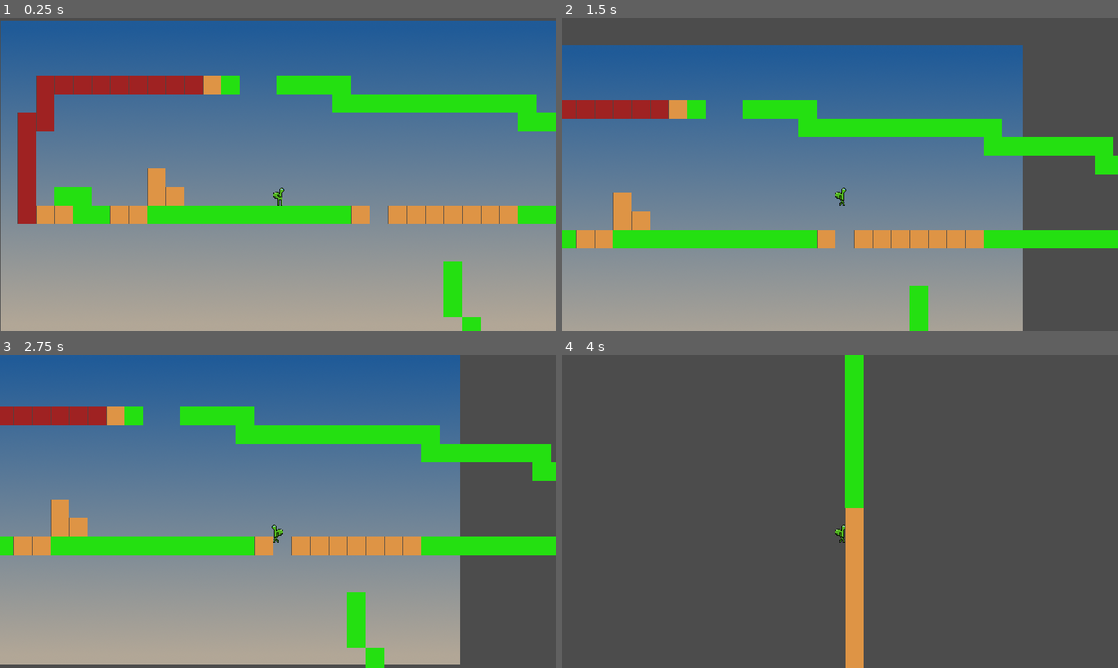
Above: before the commit, frames 1-4 (two rows, left to right).
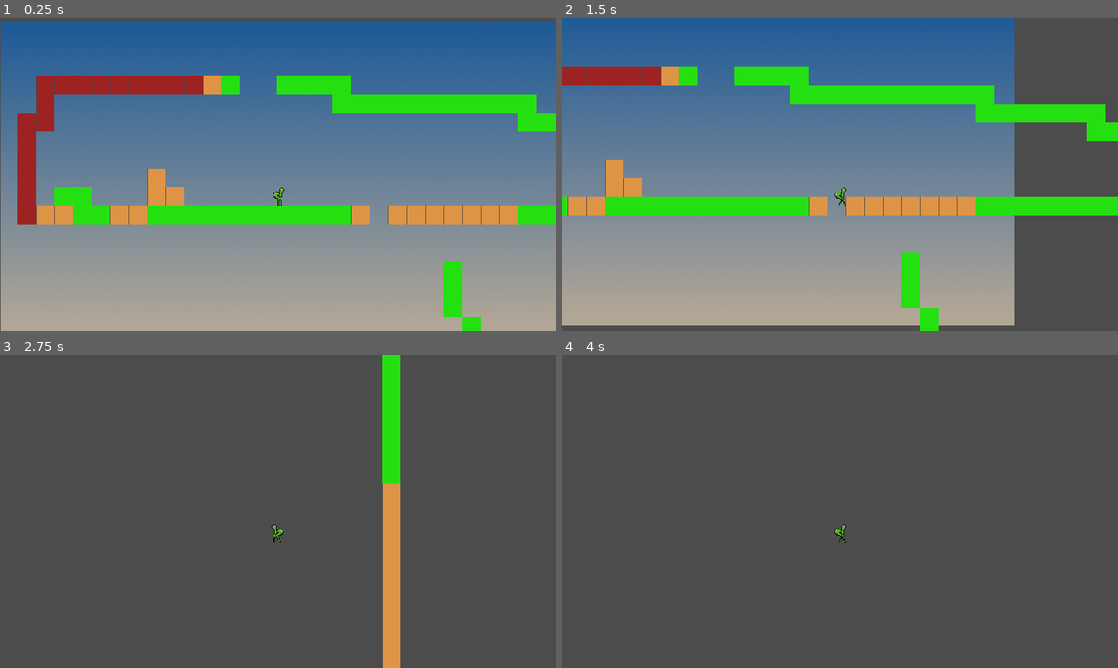
Above: after the commit, the same moments.

Repository: llister15/SCDM
Game: Godot game, scene res://Scenes/Levels/Test Movement World.tscn
Two runs of this game, one before a commit and one after it. Both use one fixed random seed, a clock stepped at 60 frames per second and the inputs below.
Inputs:
- Up to frame 1 (0.25 s): no input
- Up to frame 2 (1.5 s): tap Enter at 0.5 s; hold Right (ui_right) from 0.53 s (still down); tap Space (jump) at 0.6, 0.77, 1.07, 1.35 s
- Up to frame 3 (2.75 s): tap Space (jump) at 1.52, 1.82, 2.1 s; release Right (ui_right) at 2.03 s; hold Left (ui_left) from 2.03 s (still down)
- Up to frame 4 (4 s): release Left (ui_left) at 2.78 s; hold Right (ui_right) from 2.78 s (still down); tap Space (jump) at 2.85, 3.02, 3.32, 3.6, 3.77 s

The runs differ from the first frame. In frame 1, 0.5% of the frame differs, in the area x 0-100%, y 0-66%; in frame 2, 34%; in frame 3, 84%, in the area x 0-100%, y 0-100%; in frame 4, 3.3%.

Commit message:
Player Script is changed
added jump anim folder to add jump animations

Diff:
--- a/Scenes/Assets/player.tscn
+++ b/Scenes/Assets/player.tscn
@@ -1,46 +1,52 @@
-[gd_scene load_steps=13 format=2]
+[gd_scene load_steps=16 format=2]
 
 [ext_resource path="res://Scripts/player.gd" type="Script" id=1]
-[ext_resource path="res://Sprites/idle/Idle 00.png" type="Texture" id=2]
-[ext_resource path="res://Sprites/idle/Idle 01.png" type="Texture" id=3]
-[ext_resource path="res://Sprites/idle/Idle 02.png" type="Texture" id=4]
-[ext_resource path="res://Sprites/idle/Idle 03.png" type="Texture" id=5]
-[ext_resource path="res://Sprites/idle/Idle 04.png" type="Texture" id=6]
-[ext_resource path="res://Sprites/Run/run 00.png" type="Texture" id=7]
-[ext_resource path="res://Sprites/Run/run 01.png" type="Texture" id=8]
-[ext_resource path="res://Sprites/Run/run 02.png" type="Texture" id=9]
-[ext_resource path="res://Sprites/Run/run 03.png" type="Texture" id=10]
+[ext_resource path="res://Sprites/Run/run 00.png" type="Texture" id=2]
+[ext_resource path="res://Sprites/Run/run 01.png" type="Texture" id=3]
+[ext_resource path="res://Sprites/Run/run 02.png" type="Texture" id=4]
+[ext_resource path="res://Sprites/Run/run 03.png" type="Texture" id=5]
+[ext_resource path="res://Sprites/idle/Idle 00.png" type="Texture" id=6]
+[ext_resource path="res://Sprites/idle/Idle 01.png" type="Texture" id=7]
+[ext_resource path="res://Sprites/idle/Idle 02.png" type="Texture" id=8]
+[ext_resource path="res://Sprites/idle/Idle 03.png" type="Texture" id=9]
+[ext_resource path="res://Sprites/idle/Idle 04.png" type="Texture" id=10]
+[ext_resource path="res://Sprites/Jumping/jump 00.png" type="Texture" id=11]
+[ext_resource path="res://Sprites/Jumping/jump 01.png" type="Texture" id=12]
+[ext_resource path="res://Sprites/Jumping/jump 02.png" type="Texture" id=13]
 
 [sub_resource type="SpriteFrames" id=1]
 animations = [ {
-"frames": [ ExtResource( 2 ), ExtResource( 3 ), ExtResource( 4 ), ExtResource( 5 ), ExtResource( 6 ) ],
+"frames": [ ExtResource( 2 ), ExtResource( 3 ), ExtResource( 4 ), ExtResource( 5 ) ],
+"loop": true,
+"name": "Run",
+"speed": 8.0
+}, {
+"frames": [ ExtResource( 6 ), ExtResource( 7 ), ExtResource( 8 ), ExtResource( 9 ), ExtResource( 10 ) ],
 "loop": true,
 "name": "Idle",
 "speed": 6.0
 }, {
-"frames": [ ExtResource( 7 ), ExtResource( 8 ), ExtResource( 9 ), ExtResource( 10 ) ],
+"frames": [ ExtResource( 11 ), ExtResource( 12 ), ExtResource( 13 ) ],
 "loop": true,
-"name": "Run",
-"speed": 8.0
+"name": "Jump",
+"speed": 5.0
 } ]
 
 [sub_resource type="RectangleShape2D" id=2]
-extents = Vector2( 8.84685, 14.6589 )
+extents = Vector2( 10.0178, 15.077 )
 
 [node name="Player" type="KinematicBody2D"]
 collision_mask = 8
 script = ExtResource( 1 )
-__meta__ = {
-"_edit_group_": true
-}
 
 [node name="AnimatedSprite" type="AnimatedSprite" parent="."]
 position = Vector2( 0, -16 )
 frames = SubResource( 1 )
-animation = "Run"
+animation = "Jump"
+frame = 2
 
 [node name="CollisionShape2D" type="CollisionShape2D" parent="."]
-position = Vector2( 0, -15.2251 )
+position = Vector2( 0, -15.133 )
 shape = SubResource( 2 )
 
 [node name="Camera2D" type="Camera2D" parent="."]
--- a/Scenes/Levels/Test Movement World.tscn
+++ b/Scenes/Levels/Test Movement World.tscn
@@ -66,7 +66,7 @@
 [node name="Test Movement World" type="Node"]
 
 [node name="Background" type="Sprite" parent="."]
-position = Vector2( 3.60606, -17.1982 )
+position = Vector2( 3.60606, -16.3408 )
 texture = ExtResource( 1 )
 
 [node name="Player" parent="." instance=ExtResource( 2 )]
--- a/Scripts/player.gd
+++ b/Scripts/player.gd
@@ -1,12 +1,11 @@
 extends KinematicBody2D
-
 # Charater Name
 export var name_of_char: String = "Turtle1"
 # Character Movement
 var velo: Vector2 = Vector2.ZERO
 export var gravity: int = 30
 export var move_speed: int = 40
-export var max_speed: int = 160
+export var max_speed: int = 200
 export var jump_force: int = 515
 var is_jumping: bool = false
 # Character Stats
@@ -55,5 +54,8 @@
 	elif cancel_jump and !is_on_floor() and is_jumping == true:
 		if velo.y < 0:
 			velo.y += jump_force / 4
-		else:
-			is_jumping = false
+	if !jump and is_on_floor():
+		is_jumping = false
+	if is_jumping == true:
+		$AnimatedSprite.play("Jump")
+	print(is_jumping)
--- /dev/null
+++ b/default_bus_layout.tres
@@ -0,0 +1,3 @@
+[gd_resource type="AudioBusLayout" format=2]
+
+[resource]
--- a/project.godot
+++ b/project.godot
@@ -28,6 +28,7 @@
 
 window/size/width=960
 window/size/height=540
+window/size/always_on_top=true
 window/stretch/mode="2d"
 window/stretch/aspect="keep"
 
Binary file added: Sprites/Jumping/jump 00.png
Not shown, added: Sprites/Jumping/jump 00.png.import
Binary file added: Sprites/Jumping/jump 01.png
Not shown, added: Sprites/Jumping/jump 01.png.import
Binary file added: Sprites/Jumping/jump 02.png
Not shown, added: Sprites/Jumping/jump 02.png.import
